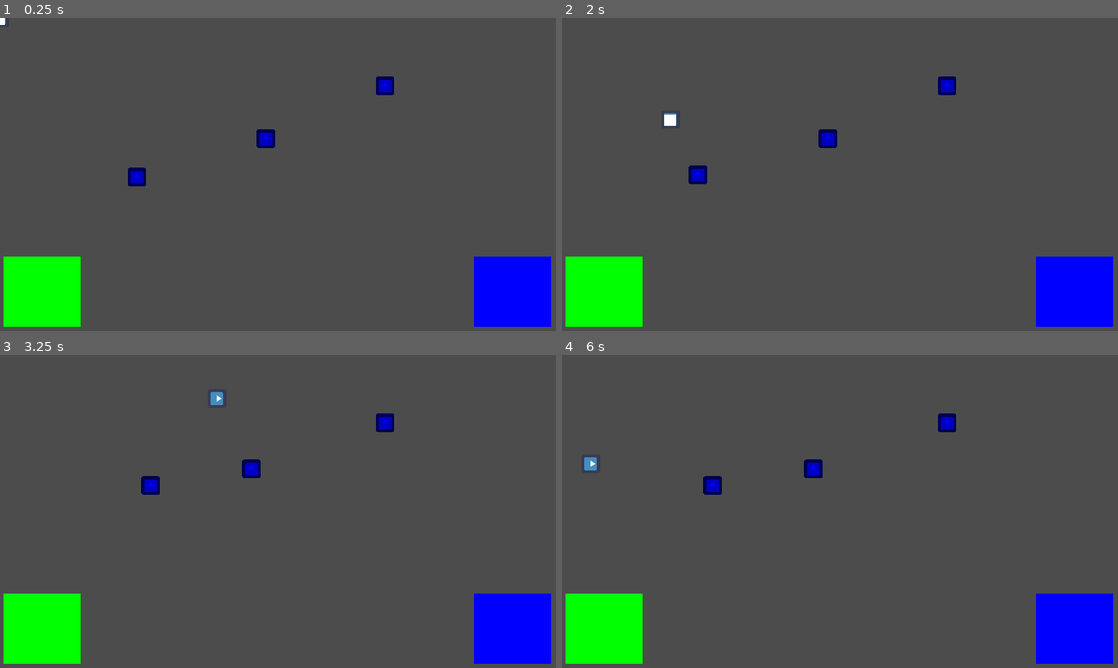
Above: before the commit, frames 1-4 (two rows, left to right).
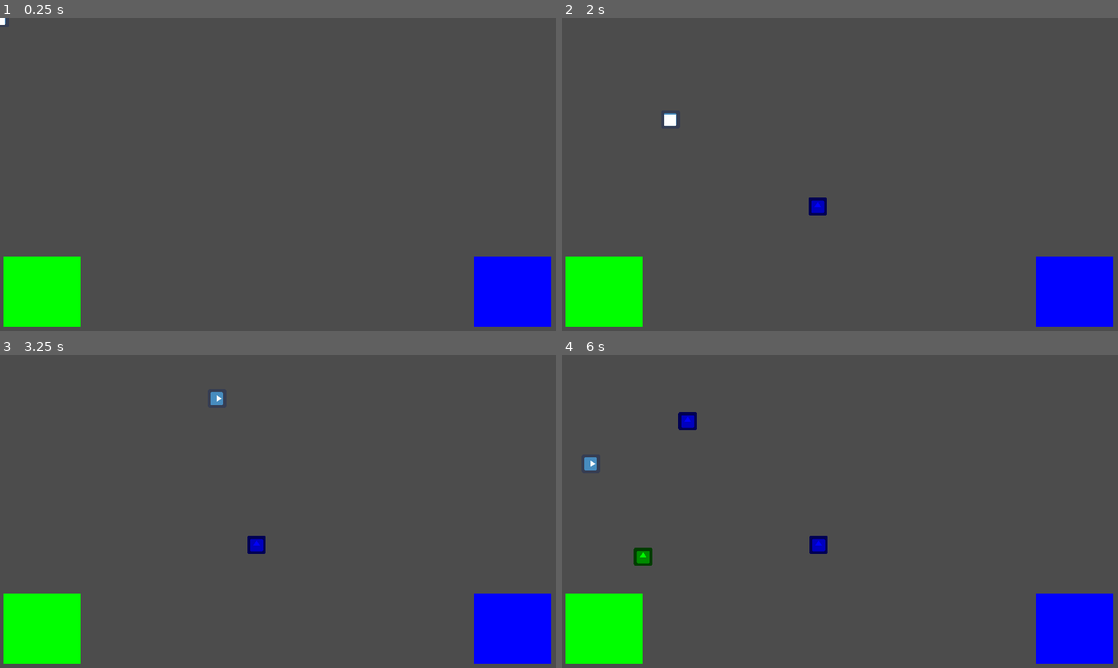
Above: after the commit, the same moments.

Repository: moisesjbc/ludum-dare-53
Game: Godot game, scene res://gameplay/main/main.tscn
Same seed, same stepped clock (60 frames per second), same inputs: the game is played once before the commit and once after it. The engine's default icon, where the game draws it, is replaced by a stand-in: a white triangle on a blue panel in a dark square.
Inputs:
- Up to frame 1 (0.25 s): no input
- Up to frame 2 (2 s): tap Enter at 0.5 s; hold Right (ui_right) 0.53-1.28 s; tap Space at 0.77, 1.52 s; hold Down (ui_down) from 1.28 s (still down)
- Up to frame 3 (3.25 s): release Down (ui_down) at 2.03 s; hold Right (ui_right) 2.03-2.78 s; hold Up (ui_up) from 2.78 s (still down); tap Space at 3.02 s
- Up to frame 4 (6 s): release Up (ui_up) at 3.53 s; hold Left (ui_left) 3.53-5.03 s; tap Space at 3.77, 4.52 s; hold Down (ui_down) 5.03-5.78 s; hold Right (ui_right) from 5.78 s (still down)

The runs differ from the first frame. In frame 1, 0.6% of the frame differs, in the area x 23-71%, y 18-54%; in frame 2, 0.8%; in frame 3, 0.8%; in frame 4, 1.2%, in the area x 12-71%, y 18-68%.

Commit message:
Add box generator

Diff:
--- /dev/null
+++ b/godot-project/gameplay/box_generator/box_generator.gd
@@ -0,0 +1,24 @@
+extends Node2D
+
+onready var box_scene = preload("res://gameplay/box/box.tscn")
+var colors
+
+
+func reset(colors):
+	$respawn_timer.start()
+	self.colors = colors
+
+
+
+func _on_respawn_timer_timeout():
+	spawn_box()
+
+
+func spawn_box():
+	var new_box = box_scene.instance()
+	new_box.global_position = Vector2(
+		200 + randi() % 800,
+		200 + randi() % 600
+	)
+	$boxes.add_child(new_box)
+	new_box.set_type(randi() % 2, colors)
--- /dev/null
+++ b/godot-project/gameplay/box_generator/box_generator.tscn
@@ -0,0 +1,13 @@
+[gd_scene load_steps=2 format=2]
+
+[ext_resource path="res://gameplay/box_generator/box_generator.gd" type="Script" id=1]
+
+[node name="box_generator" type="Node2D"]
+script = ExtResource( 1 )
+
+[node name="boxes" type="Node2D" parent="."]
+
+[node name="respawn_timer" type="Timer" parent="."]
+wait_time = 2.0
+
+[connection signal="timeout" from="respawn_timer" to="." method="_on_respawn_timer_timeout"]
--- a/godot-project/gameplay/main/main.gd
+++ b/godot-project/gameplay/main/main.gd
@@ -12,8 +12,6 @@
 
 func reset():
 	randomize()
-	for box in $boxes.get_children():
-		box.set_type(randi() % len(colors), colors)
-
 	$delivery_zone.set_type(0, colors)
 	$delivery_zone2.set_type(1, colors)
+	$box_generator.reset(colors)
--- a/godot-project/gameplay/main/main.tscn
+++ b/godot-project/gameplay/main/main.tscn
@@ -1,9 +1,9 @@
 [gd_scene load_steps=5 format=2]
 
 [ext_resource path="res://gameplay/player/player.tscn" type="PackedScene" id=1]
-[ext_resource path="res://gameplay/box/box.tscn" type="PackedScene" id=2]
 [ext_resource path="res://gameplay/delivery_zone/delivery_zone.tscn" type="PackedScene" id=3]
 [ext_resource path="res://gameplay/main/main.gd" type="Script" id=4]
+[ext_resource path="res://gameplay/box_generator/box_generator.tscn" type="PackedScene" id=5]
 
 [node name="main" type="Node2D"]
 script = ExtResource( 4 )
@@ -16,13 +16,4 @@
 
 [node name="player" parent="." instance=ExtResource( 1 )]
 
-[node name="boxes" type="Node2D" parent="."]
-
-[node name="box" parent="boxes" instance=ExtResource( 2 )]
-position = Vector2( 918, 416 )
-
-[node name="box2" parent="boxes" instance=ExtResource( 2 )]
-position = Vector2( 473, 549 )
-
-[node name="box3" parent="boxes" instance=ExtResource( 2 )]
-position = Vector2( 1330, 234 )
+[node name="box_generator" parent="." instance=ExtResource( 5 )]
